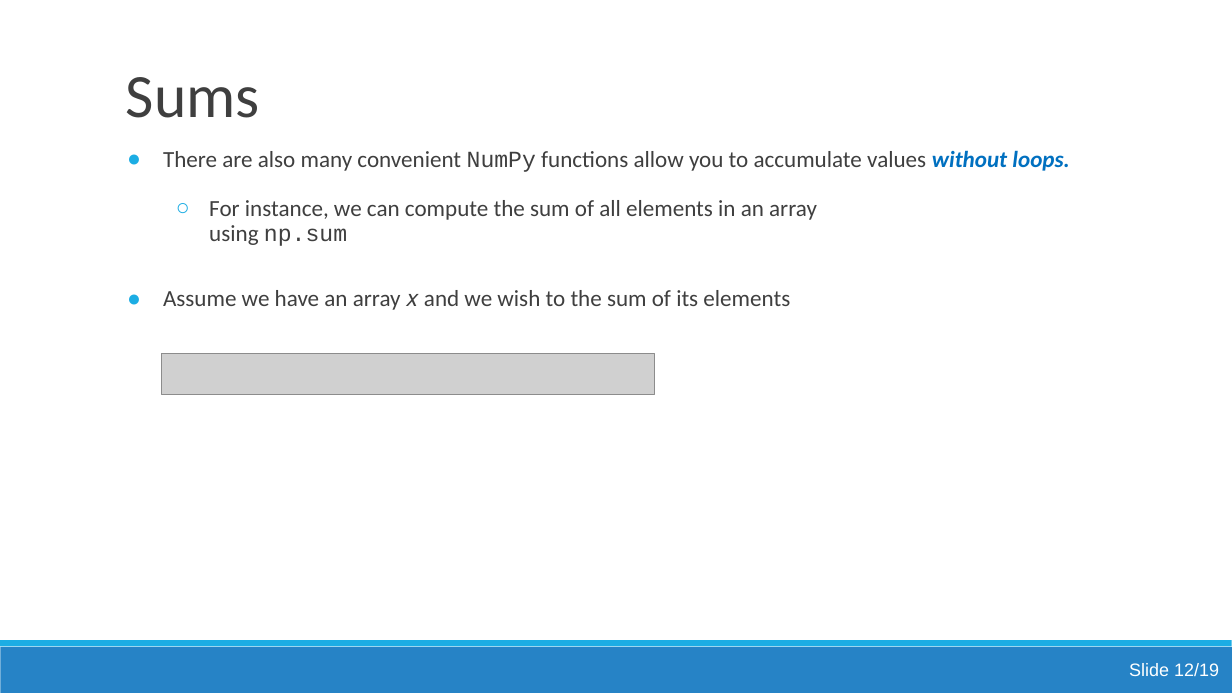
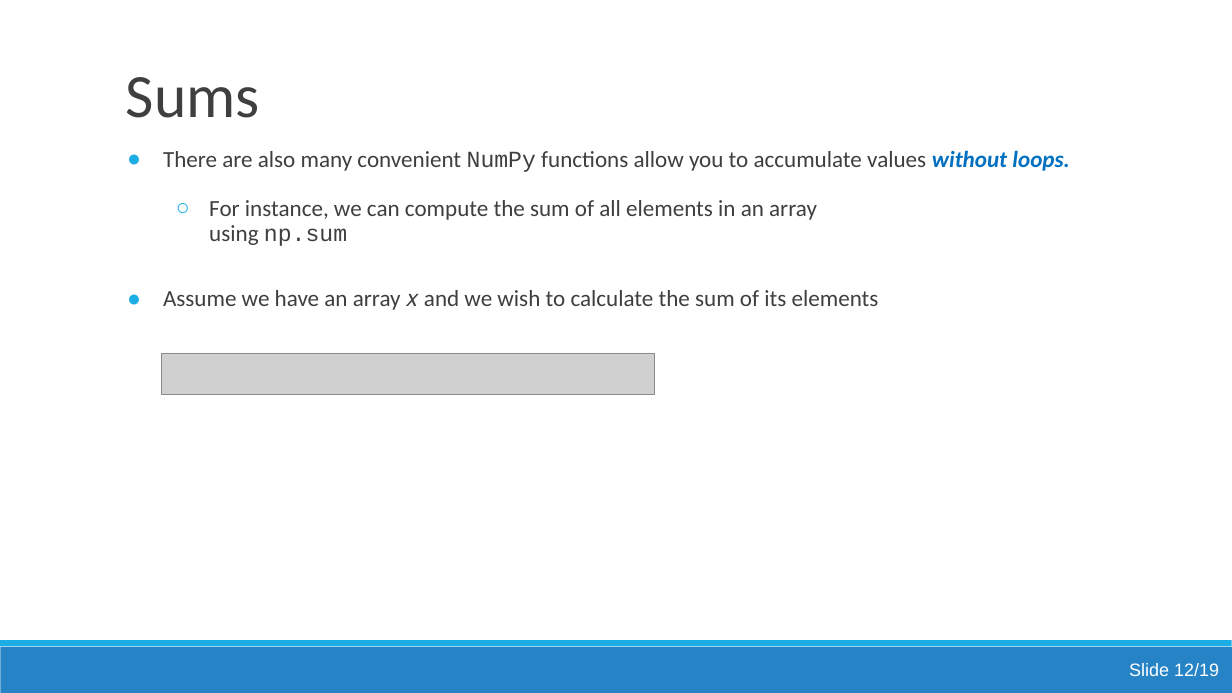
Before and after one commit to jsmartinstats/SCIF10002-2026, a slide deck: slide 69 of 07/Lecture6_numpy.pptx (slide 82 before the commit). Drawn at 1232x693 pixels with LibreOffice and Linux fonts; fonts in the diff are those of the drawing; grey boxes stand for pictures. Boxes give left, top, right and bottom in pixels: in the first picture for what was removed or moved away, otherwise in the second. Text is boxed around its words. In the diff, an @@ line names an element or a change of style, - is before the commit and + after.

```diff
--- a/07/Lecture6_numpy.pptx
+++ b/07/Lecture6_numpy.pptx
@@ text at bbox=[163, 290, 879, 310]: text changed @@
-● Assume we have an array 𝑥 and we wish to the sum of its elements
+● Assume we have an array 𝑥 and we wish to calculate the sum of its elements
```
Also in this commit, not shown: 2 other slides changed, 15 slides removed, 4 other files.
